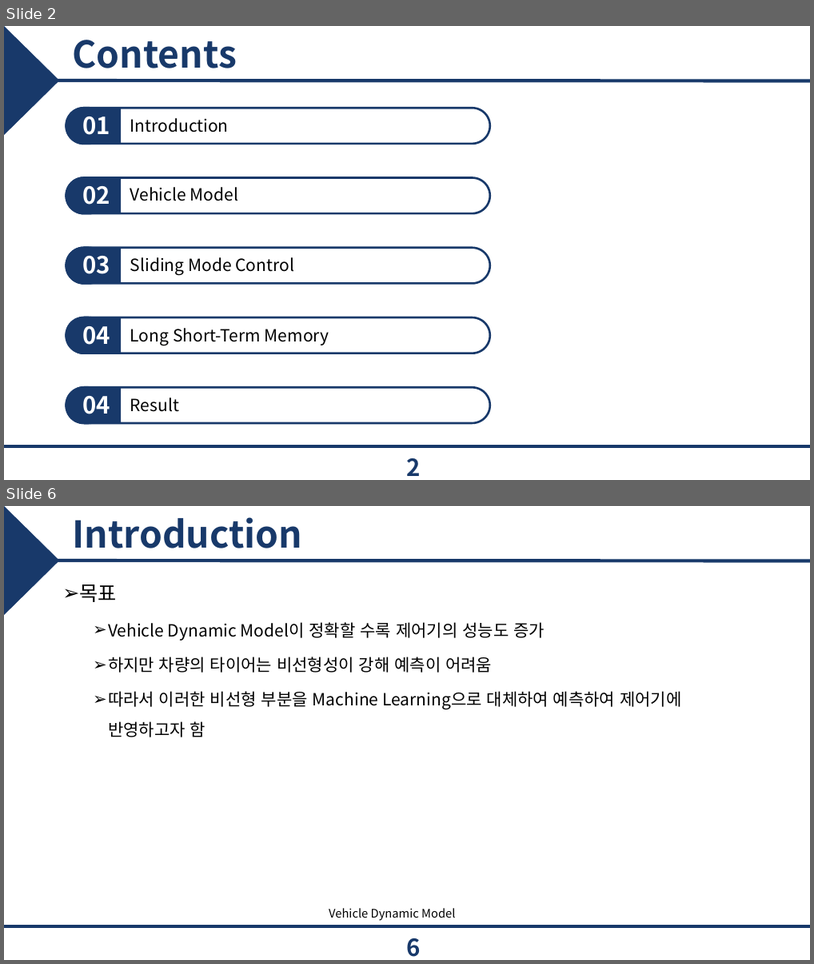
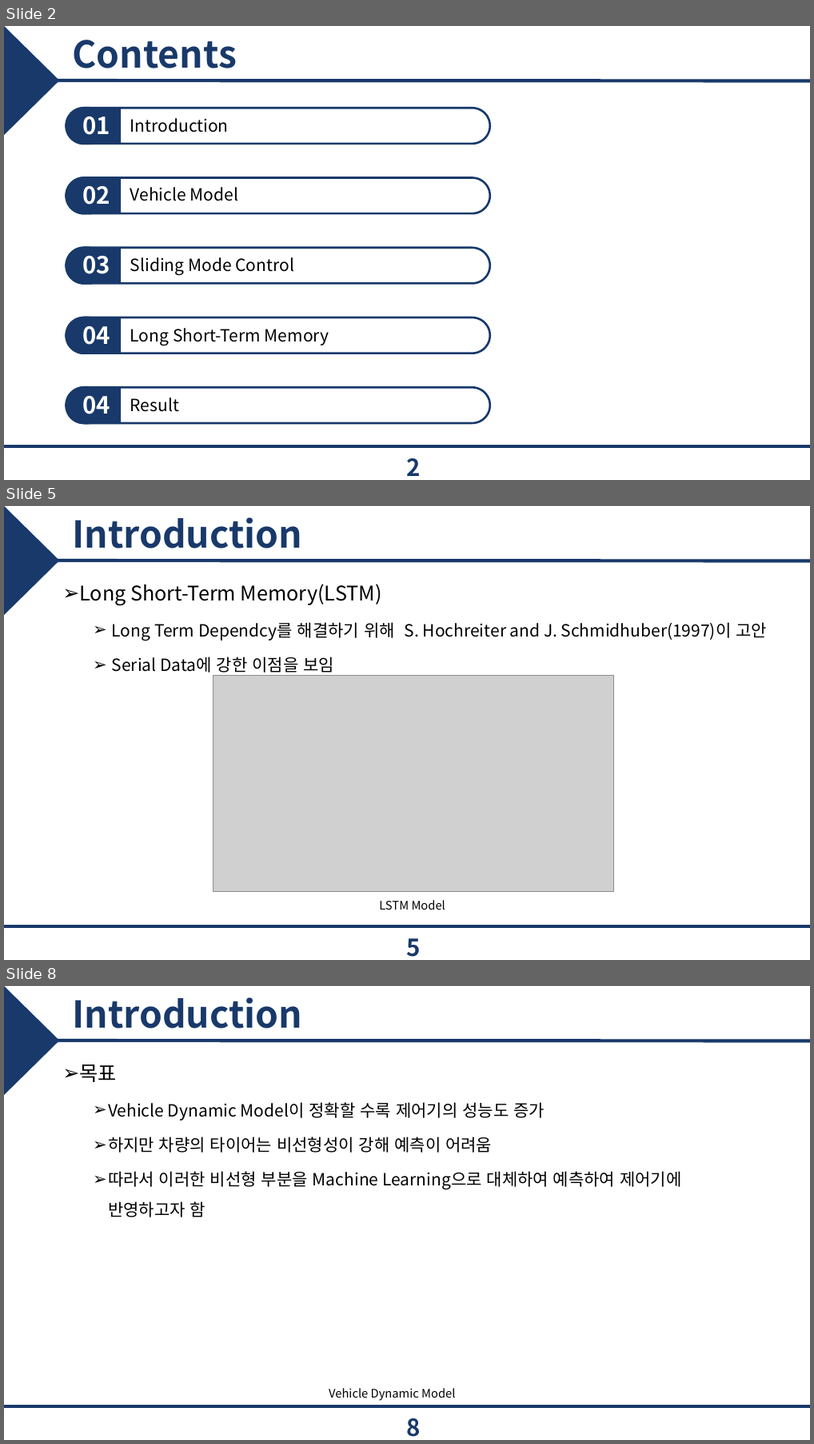
Before and after one commit to epoxx-arch/Torque_vectoringthesis, a slide deck: 졸업 논문/JCCI 발표.pptx. Shown one above the other, each under a label of ours: slides 2 and 6 before the commit, slides 2, 5 and 8 after it; the slides between them are not shown. The pictures are 814x964 and 814x1444 pixels, drawn with LibreOffice and Linux fonts; fonts in the diff are those of the drawing; grey boxes stand for pictures; background and template pictures are left out. Boxes give left, top, right and bottom in pixels: in the first picture for what was removed or moved away, otherwise in the second. Text is boxed around its words. In the diff, an @@ line names an element or a change of style, - is before the commit and + after.

```diff
--- a/졸업 논문/JCCI 발표.pptx
+++ b/졸업 논문/JCCI 발표.pptx
@@ slide 5 added at [4,506,810,960], background #FFFFFF; not listed: 3 template elements that a slide beside it also shows @@
@@ title added at [72,517,302,548], 44 pt, text #18396A, bold @@
+Introduction
@@ text added at [79,584,768,672], 20 pt, text #000000 @@
+➢ Long Short-Term Memory(LSTM)
+  ➢ Long Term Dependcy를 해결하기 위해 S. Hochreiter and J. Schmidhuber(1997)이 고안
+  ➢ Serial Data에 강한 이점을 보임
@@ picture added at [214,675,614,891] @@
@@ text added at [379,900,446,909], 14 pt, text #000000 @@
+LSTM Model
@@ page number added at [406,938,420,956], 28 pt, text #18396A, bold @@
+5
@@ what was slide 6 is now slide 8 @@
@@ page number at [406,1418,420,1436]: text changed @@
-6
+8
```
Also in this commit, not shown: 4 slides changed, 12 other slides added, 1 slide removed, 8 other files.
